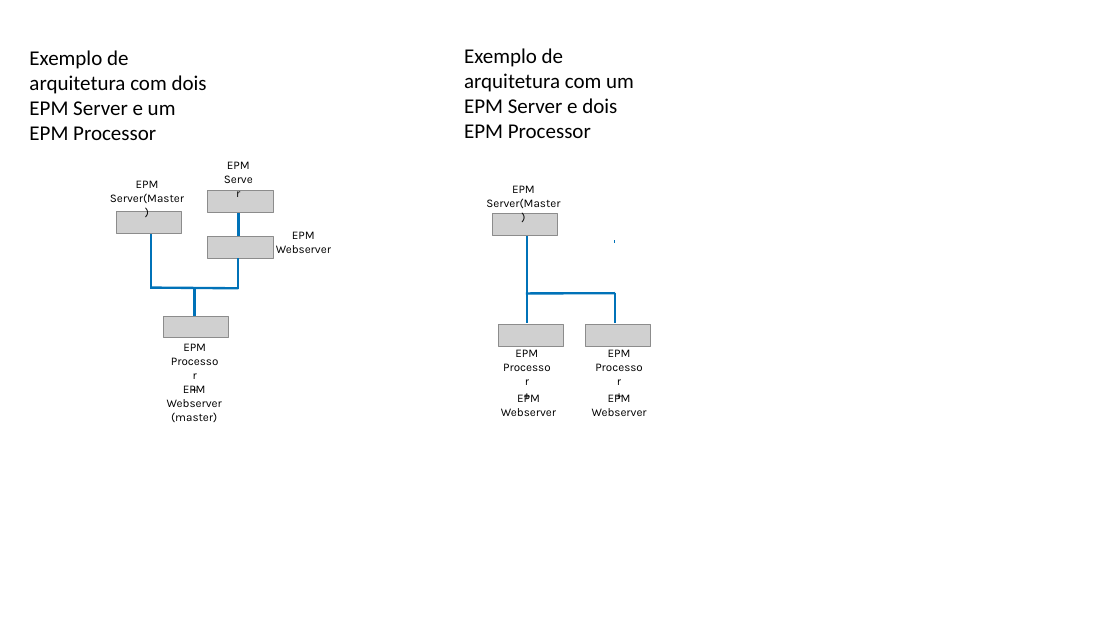
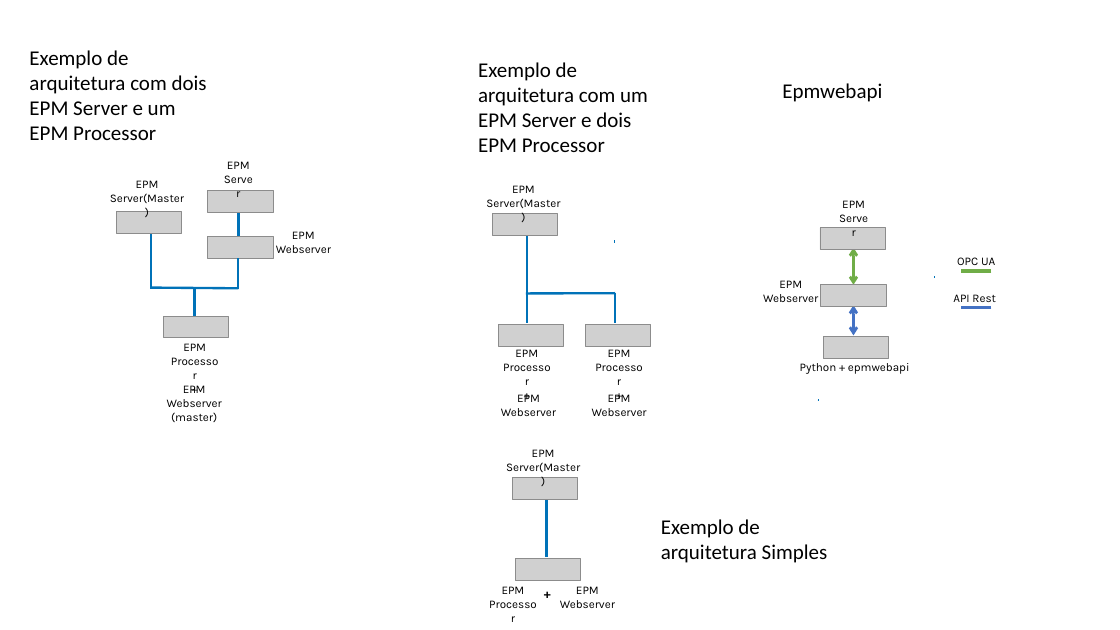
Before and after one commit to elipsesoftware/EPMProcessor, a slide deck: slide 6 of guiadousuario/images/Network Architecture 2D - EPM Processor.pptx. Drawn at 1120x630 pixels with LibreOffice and Linux fonts; fonts in the diff are those of the drawing; grey boxes stand for pictures. Boxes give left, top, right and bottom in pixels: in the first picture for what was removed or moved away, otherwise in the second. Text is boxed around its words. In the diff, an @@ line names an element or a change of style, - is before the commit and + after.

```diff
--- a/guiadousuario/images/Network Architecture 2D - EPM Processor.pptx
+++ b/guiadousuario/images/Network Architecture 2D - EPM Processor.pptx
@@ text "Exemplo de arquitetura com um ...": place and size @@
-text "Exemplo de arquitetura com um ..." at <box>464,48,634,138</box>
+text "Exemplo de arquitetura com um ..." at <box>478,62,648,152</box>
@@ text added at <box>782,83,882,102</box>, 18 pt, text #000000 @@
+Epmwebapi
@@ text added at <box>478,113,577,127</box>, 10 pt, text #000000 @@
+EPM
+Server
@@ picture added at <box>820,228,886,250</box> @@
@@ double arrow added from (854, 248) to (854, 285), #70AD47 2.25 pt @@
@@ text added at <box>763,280,818,302</box>, 10 pt, text #000000 @@
+EPM
+Webserver
@@ picture added at <box>821,285,886,307</box> @@
@@ group added at <box>953,257,996,308</box>: 2 lines, 2 texts @@
+OPC UA
+API Rest
@@ double arrow added from (854, 305) to (854, 335), #4472C4 2.25 pt @@
@@ picture added at <box>823,337,889,359</box> @@
@@ text added at <box>800,363,910,374</box>, 10 pt, text #000000 @@
+Python + epmwebapi
@@ text added at <box>661,519,828,563</box>, 18 pt, text #000000 @@
+Exemplo de arquitetura Simples
@@ group added at <box>502,449,615,608</box>: 4 texts, 2 lines, 2 pictures @@
+EPM
+Server(Master)
+EPM
+Processor
+EPM
+Webserver
++
```
Also in this commit, not shown: 1 other file.
